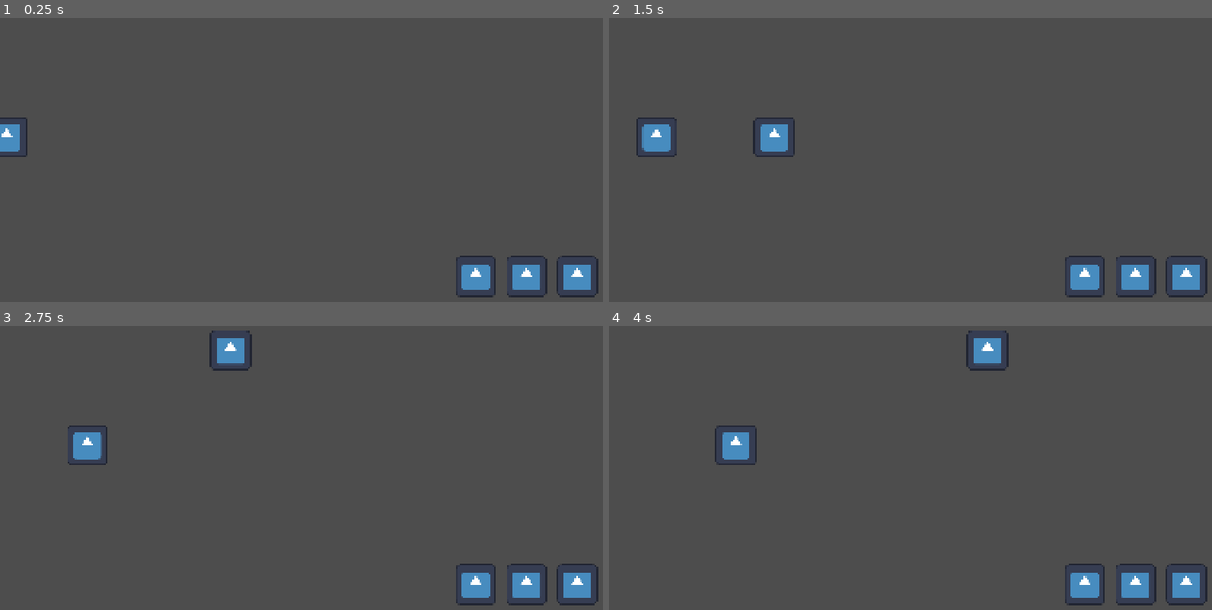
Above: before the commit, frames 1-4 (two rows, left to right).
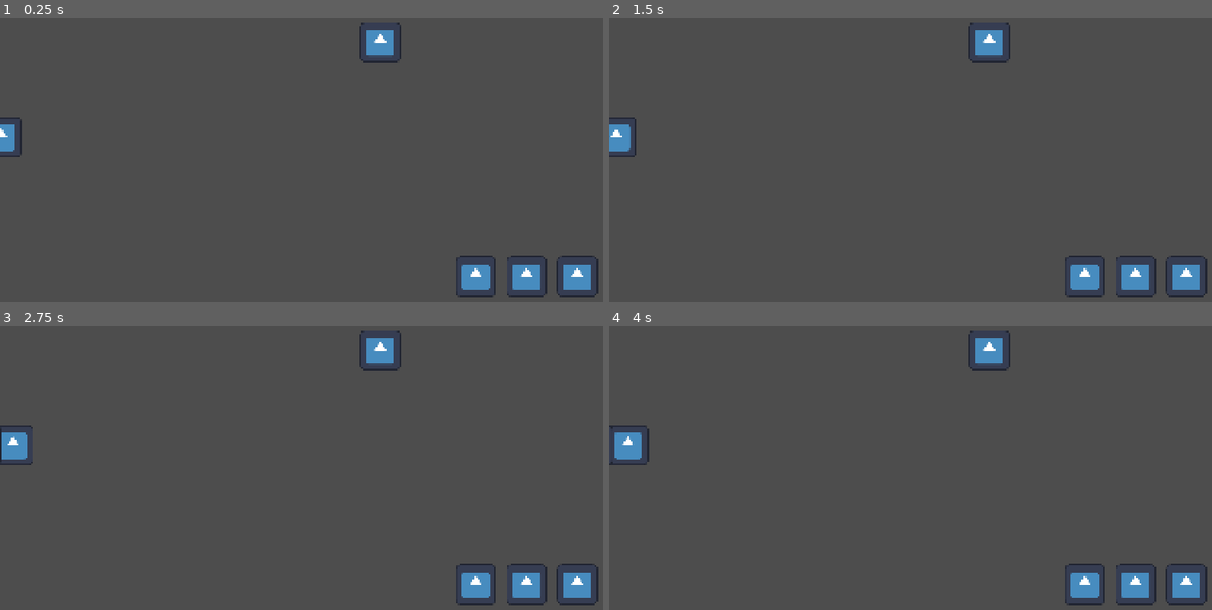
Above: after the commit, the same moments.

Repository: Plumz17/CodelampProjectKelompok1
Game: Godot game, scene res://main.tscn
Two runs of this game, one before a commit and one after it. Both use one fixed random seed, a clock stepped at 60 frames per second and the inputs below. The engine's default icon, where the game draws it, is replaced by a stand-in: a white triangle on a blue panel in a dark square.
Inputs (mouse positions are in pixels of both pictures, inside the frame that each line leads up to):
- Up to frame 1 (0.25 s): no input
- Up to frame 2 (1.5 s): move the mouse to (1049, 120) at 0.52 s; press the mouse at (1049, 120) at 0.53 s; release the mouse at (1049, 120) at 1.25 s; drag from (789, 154) to (711, 49) at 1.27 s
- Up to frame 3 (2.75 s): move the mouse to (367, 371) at 2.02 s; press the mouse at (367, 371) at 2.03 s
- Up to frame 4 (4 s): release the mouse at (976, 371) at 2.75 s; drag from (880, 513) to (1091, 436) at 2.77 s; move the mouse to (1097, 496) at 3.52 s; press the mouse at (1097, 496) at 3.53 s

The runs differ from the first frame. In frame 1, 0.7% of the frame differs, in the area x 0-67%, y 1-49%; in frame 2, 2.1%; in frame 3, 2.2%; in frame 4, 1.4%.

Commit message:
Merge branch 'main' into hazard-branch

Diff:
--- /dev/null
+++ b/CodelampProject/core/PlayerCore.tscn
@@ -0,0 +1,17 @@
+[gd_scene format=3 uid="uid://8it24v61hwp2"]
+
+[ext_resource type="Script" uid="uid://dxmdaa4mkxlyt" path="res://core/player_core.gd" id="1_jvo0p"]
+[ext_resource type="Texture2D" uid="uid://bvkab8npf4mqw" path="res://icon.svg" id="2_0kxrg"]
+
+[sub_resource type="CircleShape2D" id="CircleShape2D_8futu"]
+radius = 63.007935
+
+[node name="PlayerCore" type="Area2D" unique_id=871273602]
+collision_layer = 4
+script = ExtResource("1_jvo0p")
+
+[node name="Sprite2D" type="Sprite2D" parent="." unique_id=649255779]
+texture = ExtResource("2_0kxrg")
+
+[node name="CollisionShape2D" type="CollisionShape2D" parent="." unique_id=702021302]
+shape = SubResource("CircleShape2D_8futu")
--- /dev/null
+++ b/CodelampProject/core/player_core.gd
@@ -0,0 +1,36 @@
+extends Area2D
+@export var game_over_menu: CanvasLayer
+var max_hp: int = 10
+var current_hp: int
+
+func _ready() -> void:
+	current_hp = max_hp
+
+	# Connect the collision signal to handle incoming entities
+	body_entered.connect(_on_body_entered)
+
+func _on_body_entered(body: Node2D) -> void:
+	# Filter collisions to only process entities within the "enemy" group
+	if body.is_in_group("enemy"):
+
+		# Deduct health based on the specific enemy's damage stat
+		if "core_damage" in body:
+			current_hp -= body.core_damage
+		else:
+			current_hp -= 10 # Safe fallback in case the stat is missing
+
+		print("Core damaged! Current HP: ", current_hp)
+
+		# Remove the enemy instance to prevent multiple collision triggers
+		body.queue_free()
+
+		# Evaluate game state for defeat condition
+		if current_hp <= 0:
+			trigger_game_over()
+
+func trigger_game_over() -> void:
+	current_hp = 0
+	print("GAME OVER TER-TRIGGER!")
+	if game_over_menu:
+		game_over_menu.show_game_over()
+	#
--- a/CodelampProject/enemies/dukun.gd
+++ b/CodelampProject/enemies/dukun.gd
@@ -1,21 +1,8 @@
 extends EnemyBase
 class_name Dukun
 
-@export var target_marker: Marker2D
-@export var follow_speed: float = 10.0
-@export var dukun_speed: float = 400.0  # NormalEnemy-specific speed
-
 # Called when the node enters the scene tree for the first time.
 func _ready() -> void:
-	speed = dukun_speed  # Assign to base class speed before super._ready() uses it
+	#Test the inheritence (Remove later)
 	super._ready()
 	print("Fear: %s, Speed: %s, Terror: %s" % [max_fear_bar, speed, terror_energy])
-
-# Following their Marker2D(s)
-func _physics_process(delta: float) -> void:
-	if target_marker:
-		# Move smoothly towards the marker
-		global_position = global_position.lerp(target_marker.global_position, follow_speed * delta)
-	else:
-		# Fall back to waypoint movement
-		super._physics_process(delta)
--- a/CodelampProject/enemies/enemy_base.gd
+++ b/CodelampProject/enemies/enemy_base.gd
@@ -1,45 +1,50 @@
 extends CharacterBody2D
 class_name EnemyBase
 
-@export var max_fear_bar: int # Enemy's HP
-@export var speed: float
-@export var terror_energy: int # Enemy Drop
-@export var waypoints_node: Node2D # A Node with Waypoints as it's child
+@export var max_fear_bar: int # Maximum health/fear capacity
+@export var speed: float # Movement speed modifier
+@export var terror_energy: int # Resource dropped upon defeat
+@export var waypoints_node: Node2D # Reference to the Waypoints parent node
+@export var core_damage: int = 10 # Damage dealt to the player's core upon reaching it
 
-# Some runtime variables
+# Runtime state variables
 var waypoints: Array[Vector2] = []
 var current_fear_bar: int
 var current_waypoint_index: int = 0
 
 func _ready() -> void:
-	#Set Fear Bar / Enemy HP
+	# Initialize base stats
 	current_fear_bar = max_fear_bar
-	#Get location of all waypoints
-	for waypoint: Node2D in waypoints_node.get_children():
-		waypoints.append(waypoint.global_position)
+
+	# Populate waypoints array with global coordinates
+	if waypoints_node:
+		for waypoint: Node2D in waypoints_node.get_children():
+			waypoints.append(waypoint.global_position)
 
 func _physics_process(_delta: float) -> void:
-	#Print Error if there's no waypoints or if it's empty
+	# Guard clause: Ensure pathing data exists
 	if waypoints.is_empty():
-		printerr("Waypoints Empty")
+		printerr("Error: Waypoints array is empty.")
 		return
 
-	#Call the reach_core() function if enemy reach end
+	# Check if the entity has reached the final destination
 	if current_waypoint_index >= waypoints.size():
 		reach_core()
 		return
 
-	#Go to next waypoint
+	# Calculate trajectory and move towards the active waypoint
 	var next_waypoint: Vector2 = waypoints[current_waypoint_index]
 	var direction: Vector2 = (next_waypoint - global_position).normalized()
 	velocity = direction * speed
 	move_and_slide()
 
-	#Update waypoint index if enemy is near the target waypoint
+	# Proceed to the next waypoint upon reaching the distance threshold
 	if global_position.distance_to(next_waypoint) < 6.7:
 		current_waypoint_index += 1
 
-#Function when reaching core, TODO: add attacking core logic here
-func reach_core():
-	print("Core Reached!")
+# Handles logic when the entity reaches the player's core
+func reach_core() -> void:
+	# Apply final velocity to ensure collision overlap with Core's Area2D
+	#move_and_slide()
+	#print("Core Reached!")
 	return
--- a/CodelampProject/enemies/enemy_base.tscn
+++ b/CodelampProject/enemies/enemy_base.tscn
@@ -7,7 +7,7 @@
 size = Vector2(67, 67)
 
 [node name="EnemyBase" type="CharacterBody2D" unique_id=1748458864]
-collision_layer = 0
+collision_mask = 4
 script = ExtResource("1_6dmn1")
 
 [node name="Sprite2D" type="Sprite2D" parent="." unique_id=895009557]
--- a/CodelampProject/enemies/normal_enemy.gd
+++ b/CodelampProject/enemies/normal_enemy.gd
@@ -1,21 +1,8 @@
 extends EnemyBase
 class_name NormalEnemy
 
-@export var target_marker: Marker2D
-@export var follow_speed: float = 5.0
-@export var normal_speed: float = 100.0  # NormalEnemy-specific speed
-
 # Called when the node enters the scene tree for the first time.
 func _ready() -> void:
-	speed = normal_speed  # Assign to base class speed before super._ready() uses it
+	#Test the inheritence (Remove later)
 	super._ready()
 	print("Fear: %s, Speed: %s, Terror: %s" % [max_fear_bar, speed, terror_energy])
-
-# Following their Marker2D(s)
-func _physics_process(delta: float) -> void:
-	if target_marker:
-		# Move smoothly towards the marker
-		global_position = global_position.lerp(target_marker.global_position, follow_speed * delta)
-	else:
-		# Fall back to waypoint movement
-		super._physics_process(delta)
--- a/CodelampProject/enemies/normal_enemy.tscn
+++ b/CodelampProject/enemies/normal_enemy.tscn
@@ -3,8 +3,11 @@
 [ext_resource type="PackedScene" uid="uid://cg72vgq1uckne" path="res://enemies/enemy_base.tscn" id="1_pg5ck"]
 [ext_resource type="Script" uid="uid://cl2a71kkiouny" path="res://enemies/normal_enemy.gd" id="2_snoi0"]
 
-[node name="NormalEnemy" unique_id=1748458864 instance=ExtResource("1_pg5ck")]
+[node name="NormalEnemy" unique_id=1748458864 groups=["enemy"] instance=ExtResource("1_pg5ck")]
 script = ExtResource("2_snoi0")
 max_fear_bar = 30
-speed = 5.0
+speed = 15.0
 terror_energy = 15
+
+[node name="CollisionShape2D" parent="." index="1" unique_id=2043971900]
+position = Vector2(0, -0.5)
--- a/CodelampProject/main.tscn
+++ b/CodelampProject/main.tscn
@@ -3,10 +3,12 @@
 [ext_resource type="Script" uid="uid://dtojvdkhpdgfy" path="res://main.gd" id="1_0xm2m"]
 [ext_resource type="PackedScene" uid="uid://blbggmac62i3w" path="res://enemies/normal_enemy.tscn" id="1_ig7tw"]
 [ext_resource type="PackedScene" uid="uid://d4bpo58y615ua" path="res://ghosts/pocong.tscn" id="3_h2yge"]
+[ext_resource type="PackedScene" uid="uid://b6v8gf2l6mte4" path="res://ui/game_over_ui.tscn" id="4_1bvp3"]
 [ext_resource type="PackedScene" uid="uid://c5g0up3st3y88" path="res://ghosts/kunilanak.tscn" id="4_lquwl"]
 [ext_resource type="PackedScene" uid="uid://bcepqgjgi4ata" path="res://ghosts/tuyul.tscn" id="5_7mycd"]
 [ext_resource type="Texture2D" uid="uid://bvkab8npf4mqw" path="res://icon.svg" id="6_7mycd"]
 [ext_resource type="PackedScene" uid="uid://bn0kw583vuid" path="res://enemies/dukun.tscn" id="7_272bh"]
+[ext_resource type="PackedScene" uid="uid://8it24v61hwp2" path="res://core/PlayerCore.tscn" id="8_5vw27"]
 
 [sub_resource type="RectangleShape2D" id="RectangleShape2D_h2yge"]
 size = Vector2(400, 400)
@@ -107,3 +109,10 @@
 [node name="TextureRect3" type="TextureRect" parent="CanvasLayer (For UI Later)/MarginContainer/HBoxContainer" unique_id=418884010]
 layout_mode = 2
 texture = ExtResource("6_7mycd")
+
+[node name="PlayerCore" parent="." unique_id=871273602 node_paths=PackedStringArray("game_over_menu") instance=ExtResource("8_5vw27")]
+position = Vector2(1199, 240)
+game_over_menu = NodePath("../GameOverUI")
+
+[node name="GameOverUI" parent="." unique_id=60483366 instance=ExtResource("4_1bvp3")]
+visible = false
--- a/CodelampProject/project.godot
+++ b/CodelampProject/project.godot
@@ -31,6 +31,12 @@
 ]
 }
 
+[layer_names]
+
+2d_physics/layer_1="Enemy"
+2d_physics/layer_2="Ghosts"
+2d_physics/layer_3="Player Core"
+
 [physics]
 
 3d/physics_engine="Jolt Physics"
--- /dev/null
+++ b/CodelampProject/ui/game_over_ui.gd
@@ -0,0 +1,9 @@
+extends CanvasLayer
+
+func show_game_over() -> void:
+	visible = true
+	get_tree().paused = true
+
+func _on_button_pressed() -> void:
+	get_tree().paused = false
+	get_tree().reload_current_scene()
--- /dev/null
+++ b/CodelampProject/ui/game_over_ui.tscn
@@ -0,0 +1,46 @@
+[gd_scene format=3 uid="uid://b6v8gf2l6mte4"]
+
+[ext_resource type="Script" uid="uid://06vjex45xyg3" path="res://ui/game_over_ui.gd" id="1_mh6r7"]
+
+[node name="GameOverUI" type="CanvasLayer" unique_id=60483366]
+process_mode = 3
+script = ExtResource("1_mh6r7")
+
+[node name="ColorRect" type="ColorRect" parent="." unique_id=152620304]
+anchors_preset = 15
+anchor_right = 1.0
+anchor_bottom = 1.0
+grow_horizontal = 2
+grow_vertical = 2
+color = Color(0, 0, 0, 0.5882353)
+
+[node name="Label" type="Label" parent="." unique_id=488390517]
+anchors_preset = 8
+anchor_left = 0.5
+anchor_top = 0.5
+anchor_right = 0.5
+anchor_bottom = 0.5
+offset_left = -43.5
+offset_top = -11.5
+offset_right = 43.5
+offset_bottom = 11.5
+grow_horizontal = 2
+grow_vertical = 2
+theme_override_font_sizes/font_size = 60
+text = "Game Over"
+
+[node name="Button" type="Button" parent="." unique_id=138007590]
+anchors_preset = -1
+anchor_left = 0.50100005
+anchor_top = 0.65500003
+anchor_right = 0.50100005
+anchor_bottom = 0.65500003
+offset_left = -52.15204
+offset_top = -27.440033
+offset_right = 52.84796
+offset_bottom = 27.559967
+grow_horizontal = 0
+grow_vertical = 2
+text = "Restart"
+
+[connection signal="pressed" from="Button" to="." method="_on_button_pressed"]
Not shown, added: CodelampProject/core/player_core.gd.uid
Not shown, added: CodelampProject/ui/game_over_ui.gd.uid
